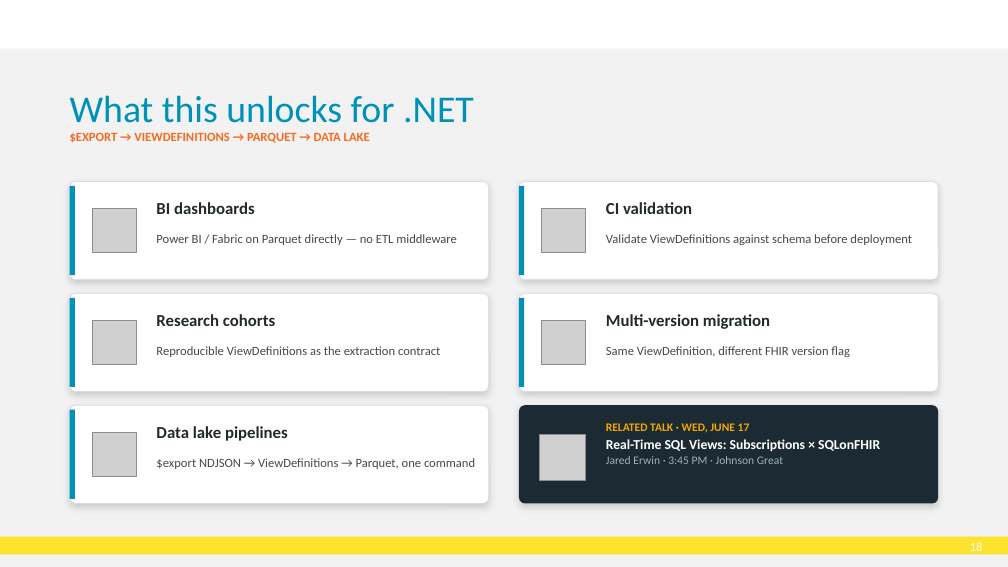
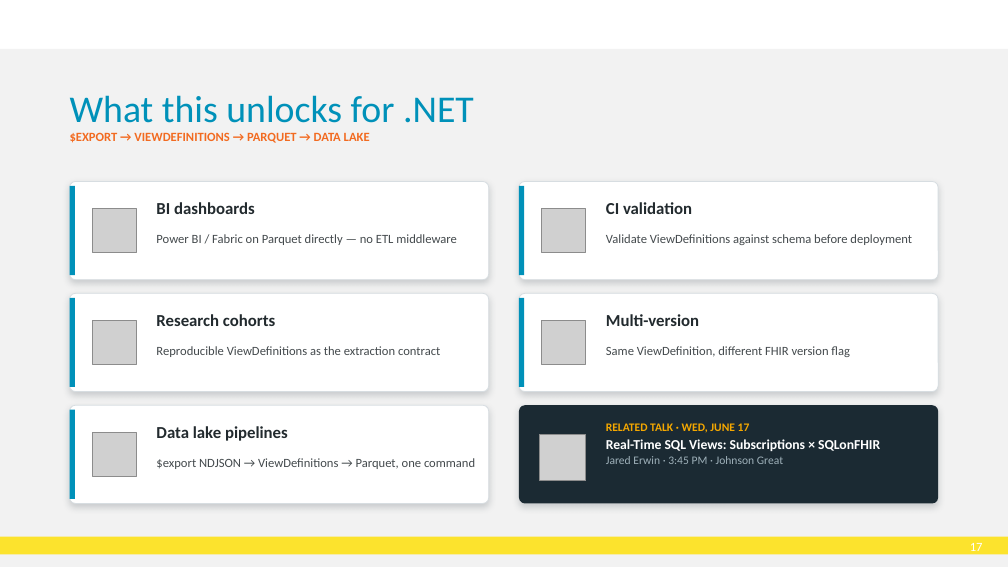
Before and after one commit to brendankowitz/FHIRDevDays2026, a slide deck: slide 17 of talks/talk1-sql-on-fhir/DD26_CT_260616_Brendan-Kowitz_SqlOnFhir.pptx (slide 18 before the commit). Drawn at 1008x567 pixels with LibreOffice and Linux fonts; fonts in the diff are those of the drawing; grey boxes stand for pictures; background and template pictures are left out. Boxes give left, top, right and bottom in pixels: in the first picture for what was removed or moved away, otherwise in the second. Text is boxed around its words. In the diff, an @@ line names an element or a change of style, - is before the commit and + after.

```diff
--- a/talks/talk1-sql-on-fhir/DD26_CT_260616_Brendan-Kowitz_SqlOnFhir.pptx
+++ b/talks/talk1-sql-on-fhir/DD26_CT_260616_Brendan-Kowitz_SqlOnFhir.pptx
@@ text at [606,314,699,326]: text changed @@
-Multi-version migration
+Multi-version
@@ page number at [970,543,983,551]: text changed @@
-18
+17
```
Also in this commit, not shown: 5 other slides changed, 1 slide added, 2 slides removed.
